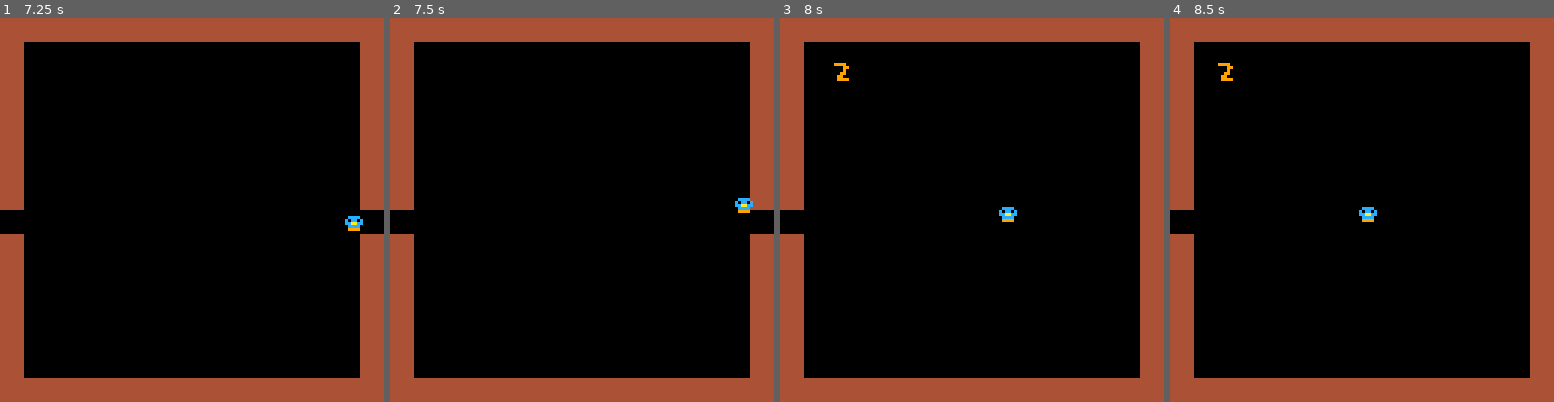
Above: before the commit, frames 1-4 (left to right).
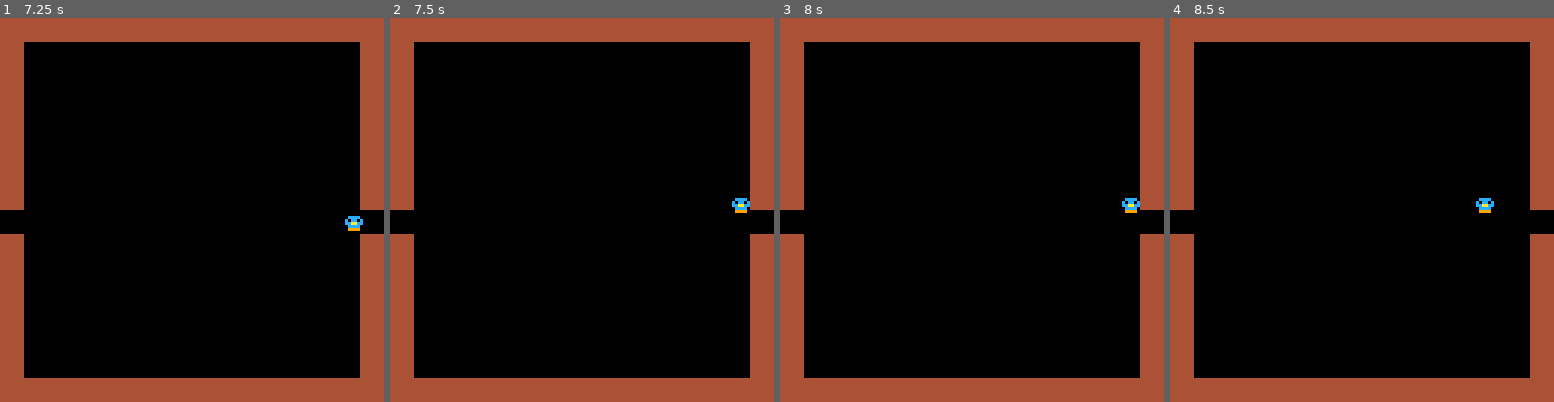
Above: after the commit, the same moments.

Repository: yanader/gamejam
Game: PICO-8 cartridge gamejam.p8
The game is run twice, just before and just after one commit, with the same random seed, the same clock (stepped at 60 frames per second) and the same inputs.
Inputs:
- Up to frame 1 (7.25 s): tap X (X key) at 0.33, 1.07, 1.85, 2.97, 4.08, 5.2, 6.32 s; tap O (Z key) at 0.7, 1.7, 2.1, 2.5, 2.9, 3.3, 3.7, 4.1, 4.5, 4.9, 5.3, 5.7, 6.1, 6.5, 6.9 s; hold Right 1.6-2.1 s; hold Up 2.15-2.42 s; hold Right 2.47-3.03 s; hold Left 3.08-3.58 s; hold Down 3.63-3.97 s; hold Right 4.02-4.68 s; hold Up 4.73-5.03 s; hold Left 5.08-5.68 s; hold Down 5.73-6.03 s; hold Right 6.08-6.58 s; hold Right 6.63-7.13 s; hold Up from 7.18 s (still down)
- Up to frame 2 (7.5 s): tap O (Z key) at 7.3 s; tap X (X key) at 7.43 s; release Up at 7.45 s
- Up to frame 3 (8 s): hold Right from 7.5 s (still down); tap O (Z key) at 7.7 s
- Up to frame 4 (8.5 s): release Right at 8.07 s; tap O (Z key) at 8.1 s; hold Left from 8.12 s (still down)

Frame 1 is identical in both runs. In frame 2, 0.1% of the frame differs, in the area x 89-95%, y 46-51%; in frame 3, 0.8%, in the area x 14-100%, y 11-57%; in frame 4, 0.8%.

Commit message:
feat: wall collision

Diff:
--- a/player/movement.lua
+++ b/player/movement.lua
@@ -11,4 +11,16 @@
     if btn(3) then
         player.y += 1
     end
+    if player.y <= 8 then
+        player.y = 8
+    end
+    if player.y >= 115 then
+        player.y = 115
+    end
+    if player.x <= 8 and (player.y < 64 or player.y > 72) then
+        player.x = 8
+    end
+    if player.x >= 114 and (player.y < 64 or player.y > 72) then
+        player.x = 114
+    end
 end
--- a/rooms/room-archery/archery.lua
+++ b/rooms/room-archery/archery.lua
@@ -14,6 +14,9 @@
         player.state = "corridor"
         player.x = 63
         player.y = 63
+    end
+    if player.x >= 114 then
+        player.x = 114
     end
 end
 
--- a/rooms/room-fruit/fruit.lua
+++ b/rooms/room-fruit/fruit.lua
@@ -44,6 +44,9 @@
         player.x = 63
         player.y = 63
     end
+    if player.x <= 8 then
+        player.x = 8
+    end
 end
 
 function d_fruit()
